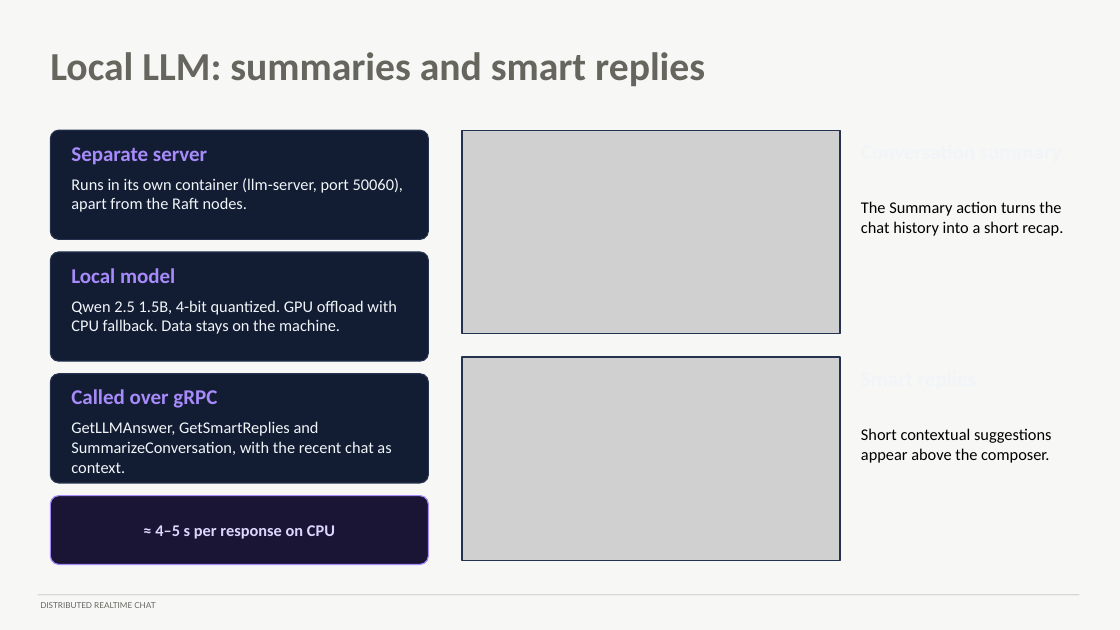
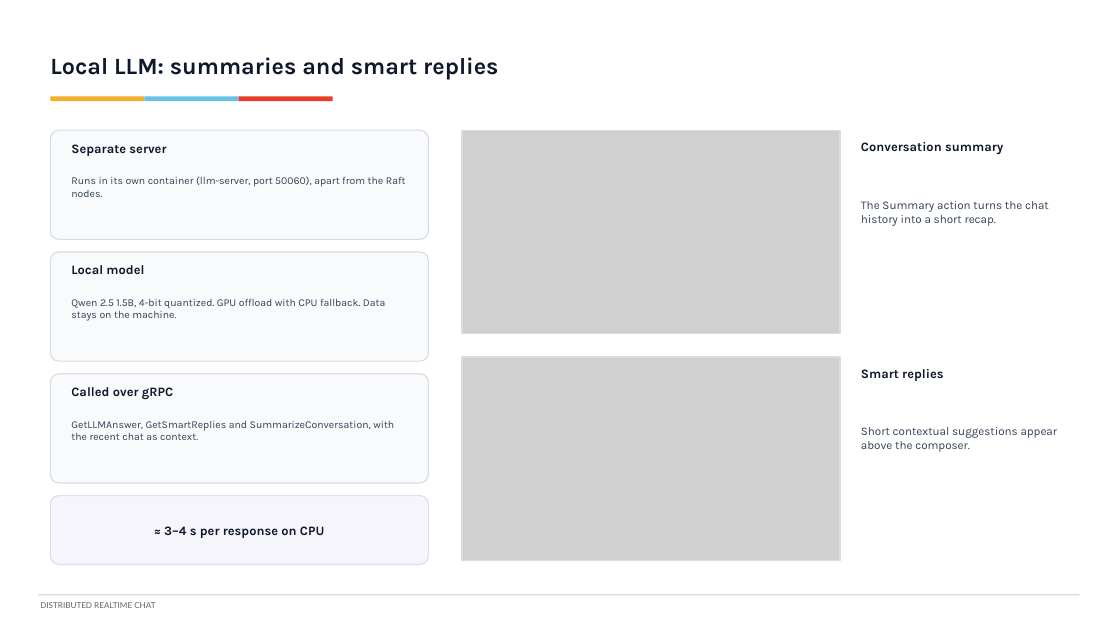
Before and after one commit to vishrutbhushan/distributed-realtime-chat, a slide deck: slide 7 of distributed-realtime-chat-demo.pptx. Drawn at 1120x630 pixels with LibreOffice and Linux fonts; fonts in the diff are those of the drawing; grey boxes stand for pictures. Boxes give left, top, right and bottom in pixels: in the first picture for what was removed or moved away, otherwise in the second. Text is boxed around its words. In the diff, an @@ line names an element or a change of style, - is before the commit and + after.

```diff
--- a/distributed-realtime-chat-demo.pptx
+++ b/distributed-realtime-chat-demo.pptx
@@ background #F7F7F5 to #FFFFFF @@
@@ title "Local LLM: summaries and smart ..." at (50,57,498,79): size 34 to 20 pt, font Calibri to Karla, text colour #66665F to #0F172A @@
@@ rectangle added at (50,97,145,102), fill #F5AE29 @@
@@ rectangle added at (145,97,239,102), fill #69C2E4 @@
@@ rectangle added at (239,97,333,102), fill #E83D26 @@
@@ rectangle at (462,130,840,334): outline #24324F 1 pt to #D7DDE3 1 pt @@
@@ text added at (861,142,1003,155), 11 pt, text #0F172A, bold @@
+Conversation summary
@@ text "The Summary action turns the ..." at (861,201,1049,226): size 14 to 10 pt, font Calibri to Karla, text colour #000000 to #334155 @@
@@ rectangle at (462,357,840,560): outline #24324F 1 pt to #D7DDE3 1 pt @@
@@ fill #121C32 to #F8FAFC; outline #24324F 1 pt to #D7DDE3 1 pt in 3 elements at (50,130,429,239), (50,252,429,361), (50,374,429,483) @@
@@ size 18 to 11 pt, font Calibri to Karla, text colour #A78BFA to #0F172A in 3 elements at (71,144,166,156), (71,265,144,274), (71,387,173,400) @@
@@ text added at (861,369,943,381), 11 pt, text #0F172A, bold @@
+Smart replies
@@ size 14 to 9 pt, font Calibri to Karla, text colour #F1F5F9 to #334155 in 3 elements at (71,176,406,197), (71,299,385,321), (71,421,394,440) @@
@@ text "Short contextual suggestions appear above ..." at (861,427,1058,452): size 14 to 10 pt, font Calibri to Karla, text colour #000000 to #334155 @@
@@ rounded rectangle at (50,496,429,565): fill #1B1535 to #F6F5FC; outline #A78BFA 1 pt to #E0DDF2 1 pt @@
@@ text at (164,526,324,538): text changed; size 14 to 11 pt; font Calibri to Karla; text colour #DDD6FE to #0F172A @@
-≈ 4–5 s per response on CPU
+≈ 3–4 s per response on CPU
```
Also in this commit, not shown: 8 other slides changed, 1 other file.
